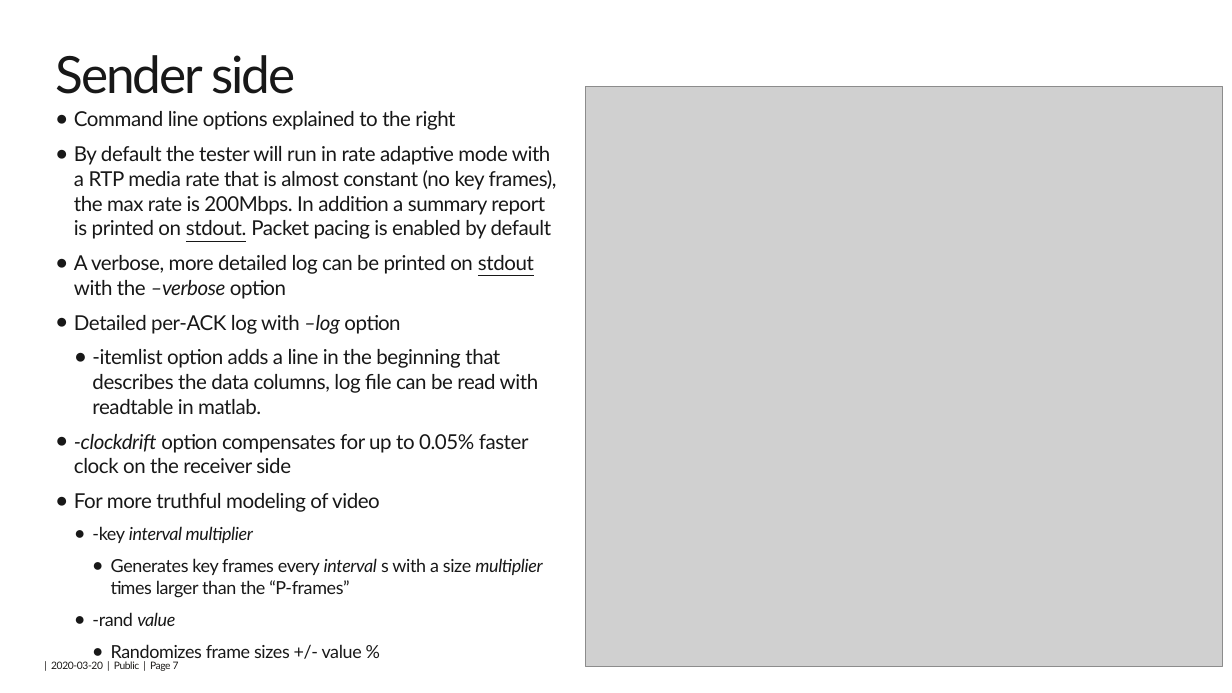
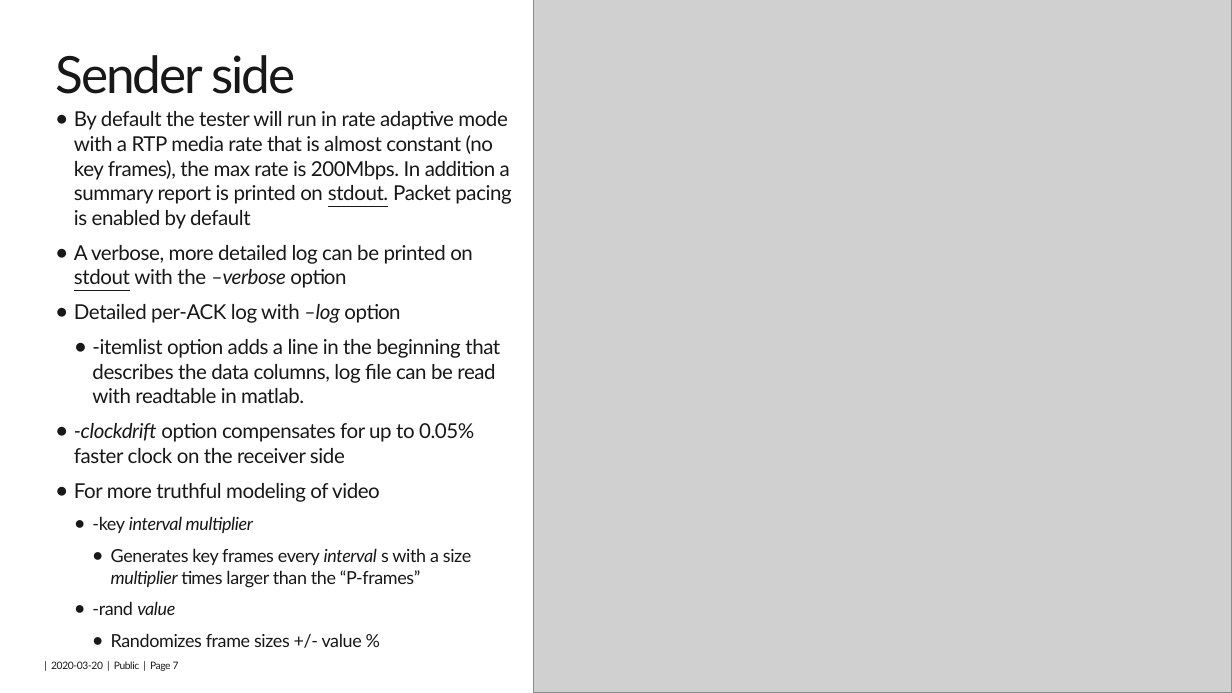
Before and after one commit to 5G-VCA-CC/scream, a slide deck: slide 7 of code/bw-test-tool/SCReAM-BW-test-tool.pptx. Drawn at 1232x693 pixels with LibreOffice and Linux fonts; fonts in the diff are those of the drawing; grey boxes stand for pictures; background and template pictures are left out. Boxes give left, top, right and bottom in pixels: in the first picture for what was removed or moved away, otherwise in the second. Text is boxed around its words. In the diff, an @@ line names an element or a change of style, - is before the commit and + after.

```diff
--- a/code/bw-test-tool/SCReAM-BW-test-tool.pptx
+++ b/code/bw-test-tool/SCReAM-BW-test-tool.pptx
@@ picture: place and size @@
-picture at (586,86,1224,666)
+picture at (533,0,1232,693)
@@ text at (74,111,455,130): paragraph removed @@
-● Command line options explained to the right
```
Also in this commit, not shown: 1 other slide changed, 4 other files.
